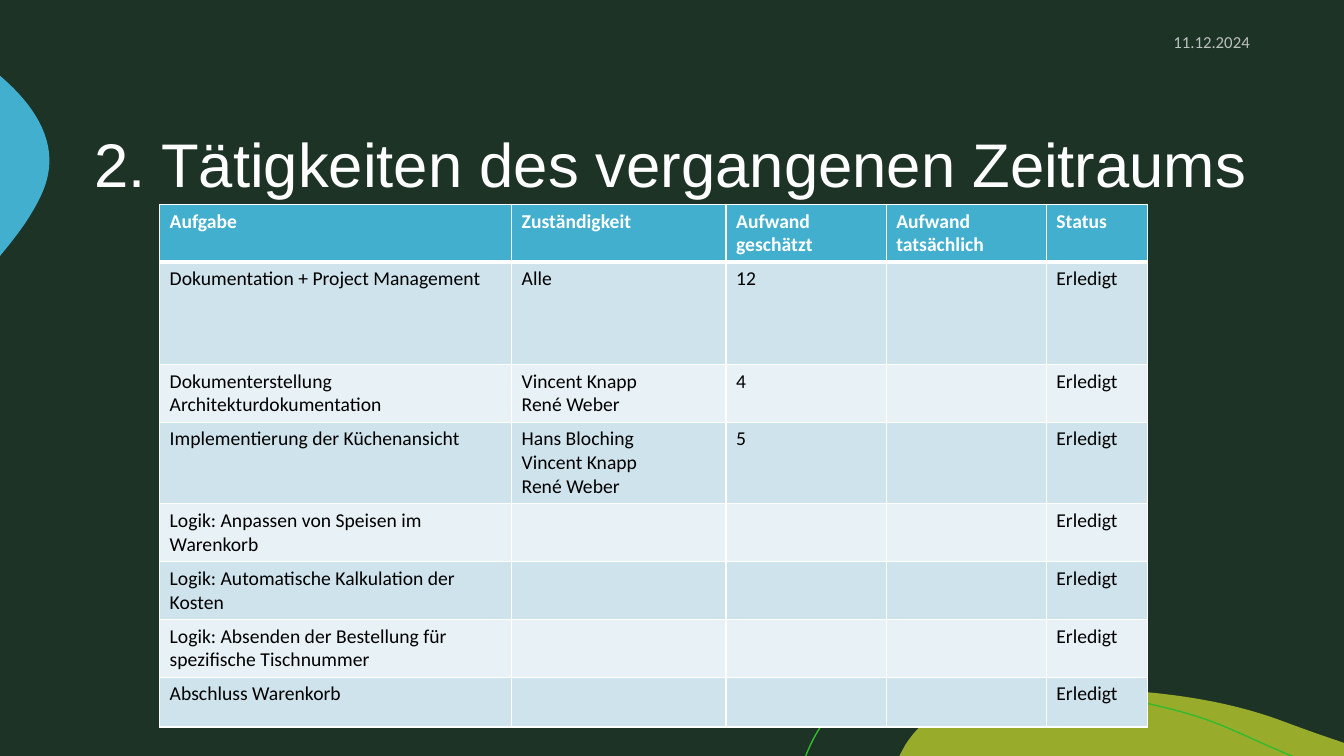
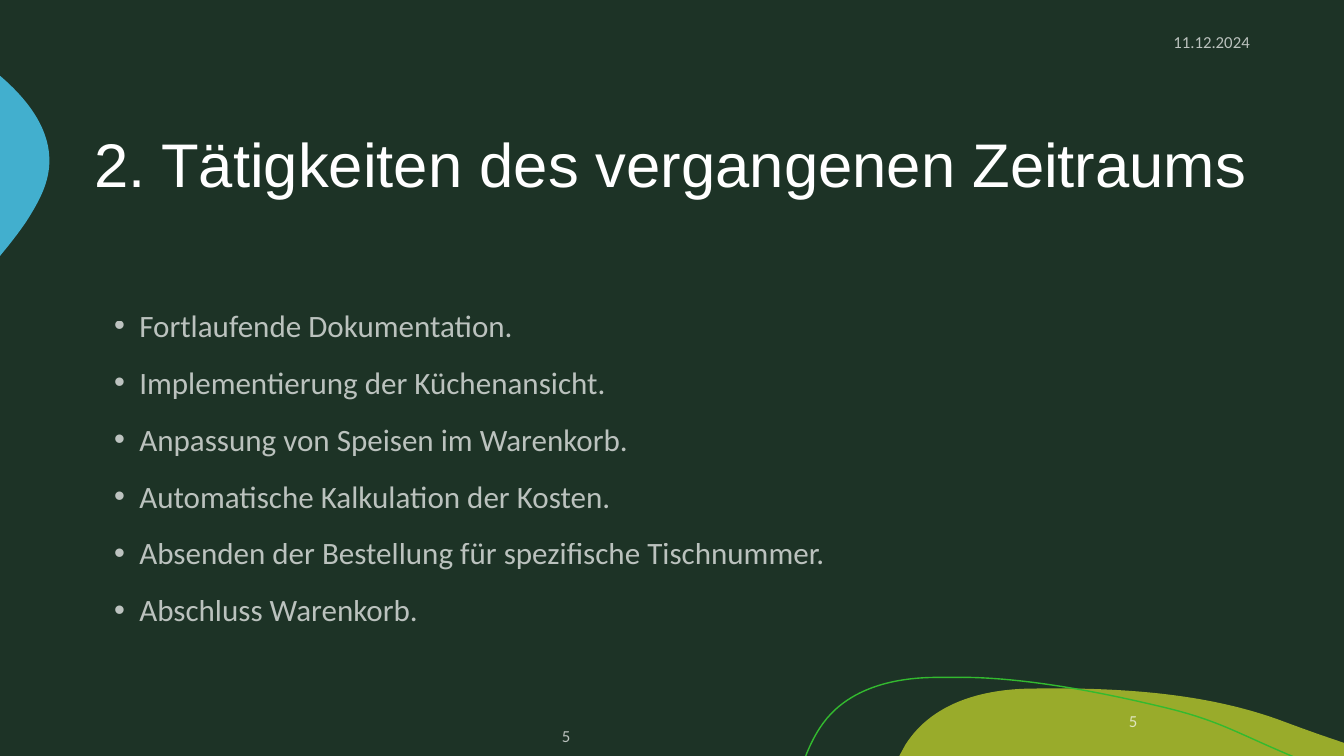
Before and after one commit to zIExpantion/ZumGelbenBach, a slide deck: slide 5 of Dokumente/Sprint-Backlog/Sprint-Backlog2.pptx (slide 4 before the commit). Drawn at 1344x756 pixels with LibreOffice and Linux fonts; fonts in the diff are those of the drawing; background and template pictures are left out. Boxes give left, top, right and bottom in pixels: in the first picture for what was removed or moved away, otherwise in the second. Text is boxed around its words. In the diff, an @@ line names an element or a change of style, - is before the commit and + after.

```diff
--- a/Dokumente/Sprint-Backlog/Sprint-Backlog2.pptx
+++ b/Dokumente/Sprint-Backlog/Sprint-Backlog2.pptx
@@ table removed at bbox=[159, 205, 1147, 723], 8 rows, 5 columns @@
-Aufgabe | Zuständigkeit | Aufwand geschätzt | Aufwand tatsächlich | Status
-Dokumentation + Project Management | Alle | 12 |  | Erledigt
-Dokumenterstellung Architekturdokumentation | Vincent Knapp / René Weber | 4 |  | Erledigt
-Implementierung der Küchenansicht | Hans Bloching / Vincent Knapp / René Weber | 5 |  | Erledigt
-Logik: Anpassen von Speisen im Warenkorb |  |  |  | Erledigt
-Logik: Automatische Kalkulation der Kosten |  |  |  | Erledigt
-Logik: Absenden der Bestellung für spezifische Tischnummer |  |  |  | Erledigt
-Abschluss Warenkorb |  |  |  | Erledigt
@@ text added at bbox=[139, 315, 824, 621], 22.2 pt, text #FFFFFF at 70% opacity @@
+• Fortlaufende Dokumentation.
+• Implementierung der Küchenansicht.
+• Anpassung von Speisen im Warenkorb.
+• Automatische Kalkulation der Kosten.
+• Absenden der Bestellung für spezifische Tischnummer.
+• Abschluss Warenkorb.
@@ page number at bbox=[1129, 716, 1137, 727]: text changed @@
-4
+5
@@ page number added at bbox=[562, 731, 570, 742], 12 pt, text #FFFFFF at 70% opacity @@
+5
```
Also in this commit, not shown: 3 other slides changed, 1 slide added.
